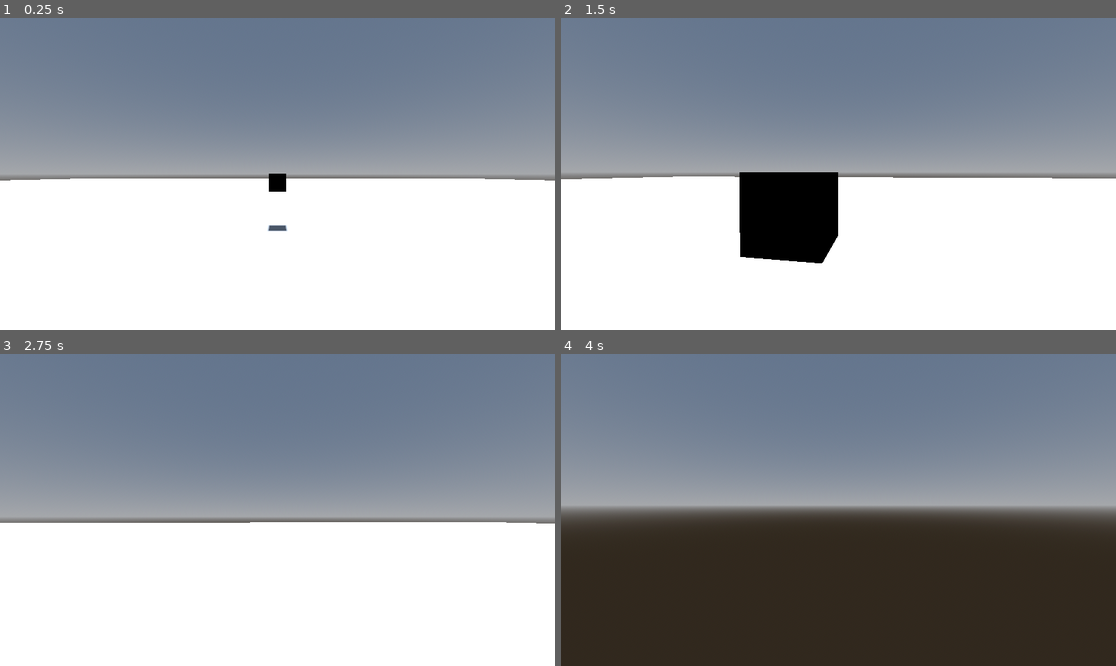
Above: before the commit, frames 1-4 (two rows, left to right).
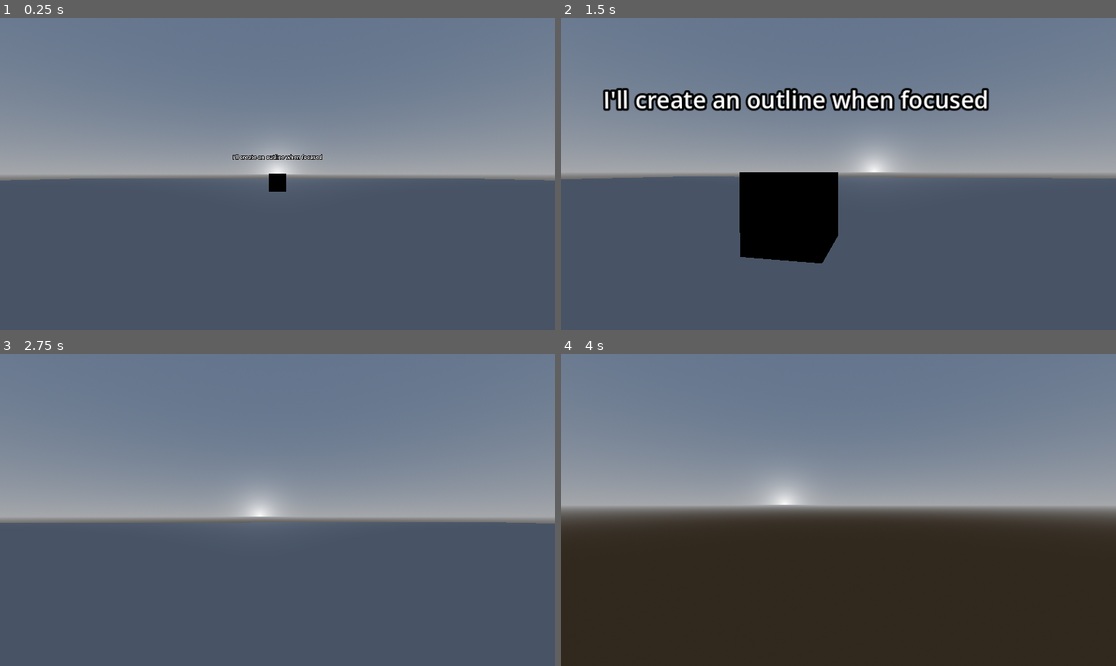
Above: after the commit, the same moments.

Repository: MASSHUU12/godot-interaction-system
Game: Godot game, scene res://examples/scenes/example3/Example3.tscn
The game is run twice, just before and just after one commit, with the same random seed, the same clock (stepped at 60 frames per second) and the same inputs. This scene is started directly instead of the project's main scene.
Inputs (mouse positions are in pixels of both pictures, inside the frame that each line leads up to):
- Up to frame 1 (0.25 s): no input
- Up to frame 2 (1.5 s): tap Enter (ui_accept) at 0.5, 0.77 s; move the mouse to (866, 174) at 0.52 s; hold W (move_forward) from 0.53 s (still down); move the mouse to (810, 174) at 1.27 s
- Up to frame 3 (2.75 s): keep holding W (move_forward); tap Enter (ui_accept) at 1.52, 2 s; move the mouse to (288, 503) at 2.02 s
- Up to frame 4 (4 s): keep holding W (move_forward); tap Enter (ui_accept) at 2.75, 3.02, 3.5, 3.77 s; move the mouse to (832, 516) at 2.77 s; move the mouse to (877, 513) at 3.52 s

The runs differ from the first frame. In frame 1, 49% of the frame differs, in the area x 0-100%, y 42-100%; in frame 2, 48%; in frame 3, 46%; in frame 4, 0.4%.

Commit message:
Working Example 3

Diff:
--- a/examples/scenes/example3/Example3.tscn
+++ b/examples/scenes/example3/Example3.tscn
@@ -49,7 +49,7 @@
 environment = SubResource("Environment_ps1lg")
 
 [node name="Sun" type="DirectionalLight3D" parent="Environment"]
-transform = Transform3D(1, 0, 0, 0, -0.302752, 0.953069, 0, -0.953069, -0.302752, 0, 3.62736, 0)
+transform = Transform3D(1, 0, 0, 0, -1, 0.000454247, 0, -0.000454247, -1, 0, 3.62736, 0)
 shadow_enabled = true
 
 [node name="InteractableProp" type="Node3D" parent="."]
--- a/examples/scenes/example3/interactable/interactable_prop/InteractableProp.gd
+++ b/examples/scenes/example3/interactable/interactable_prop/InteractableProp.gd
@@ -1,5 +1,16 @@
 extends InteractableProp
 
+@onready var text: Label3D = $Text
 
-func _ready() -> void:
-	super()
+
+func _focused(_interactor: Interactor) -> void:
+	text.text = "Focused"
+
+
+func _unfocused(_interactor: Interactor) -> void:
+	text.text = "Unfocused"
+
+
+func _interacted(_interactor: Interactor) -> void:
+	text.text = "Interacted"
+	mesh_instance_3d.rotate_z(45)
--- a/examples/scenes/example3/interactable/interactable_prop/InteractableProp.tscn
+++ b/examples/scenes/example3/interactable/interactable_prop/InteractableProp.tscn
@@ -23,3 +23,8 @@
 
 [node name="CollisionShape3D" type="CollisionShape3D" parent="."]
 shape = SubResource("BoxShape3D_rwayj")
+
+[node name="Text" type="Label3D" parent="."]
+transform = Transform3D(1, 0, 0, 0, 1, 0, 0, 0, 1, 0, 0.75, 0)
+billboard = 2
+text = "I'll create an outline when focused"
